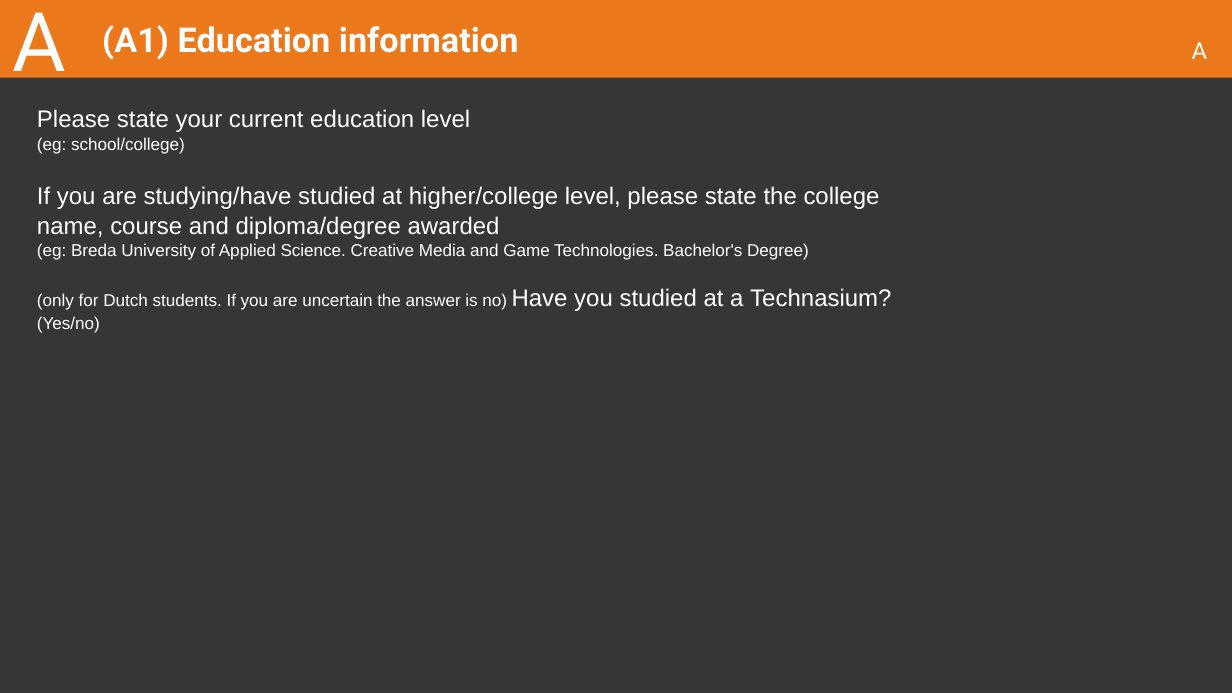
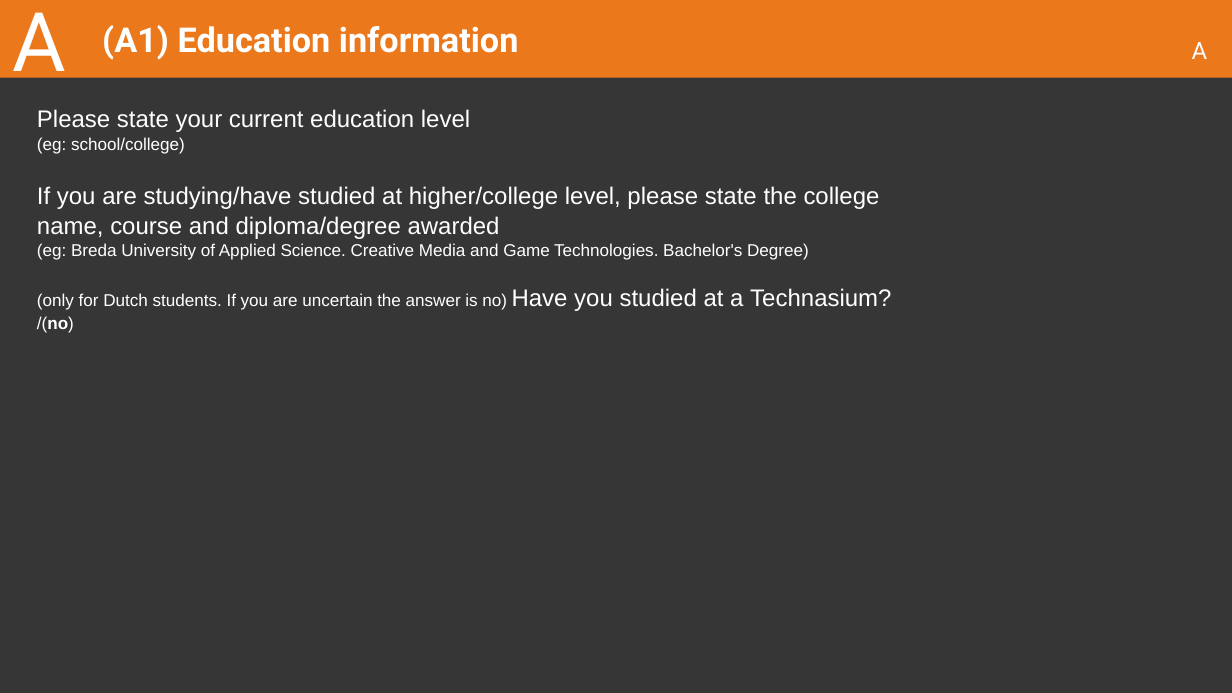
Before and after one commit to EyeOfFantasy/Buas-intake, a slide deck: slide 4 of 2023-24 CMGT Intake - Design and Production.pptx. Drawn at 1232x693 pixels with LibreOffice and Linux fonts; fonts in the diff are those of the drawing. Boxes give left, top, right and bottom in pixels: in the first picture for what was removed or moved away, otherwise in the second. Text is boxed around its words. In the diff, an @@ line names an element or a change of style, - is before the commit and + after.

Commit message:
Powerpoint update

```diff
--- a/2023-24 CMGT Intake - Design and Production.pptx
+++ b/2023-24 CMGT Intake - Design and Production.pptx
@@ subtitle at (37, 288, 891, 333): text changed @@
-(only for Dutch students. If you are uncertain the answer is no) Have you studied at a Technasium?
-(Yes/no)
+(only for Dutch students. If you are uncertain the answer is no) Have you studied at a Technasium?
+/(no)
```
Also in this commit, not shown: 1 other slide changed.
